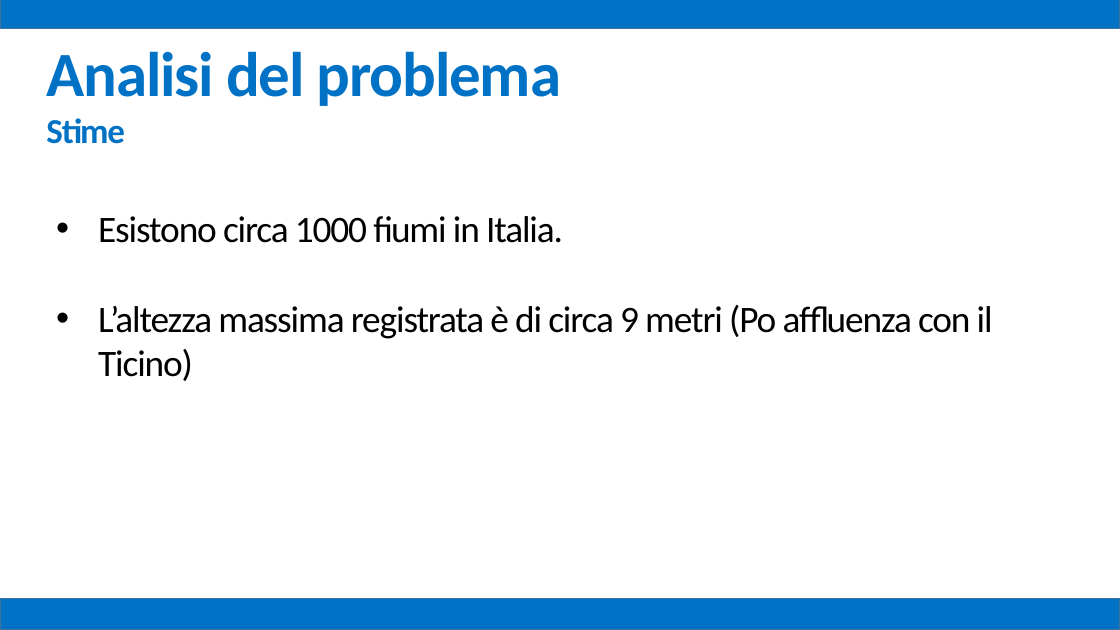
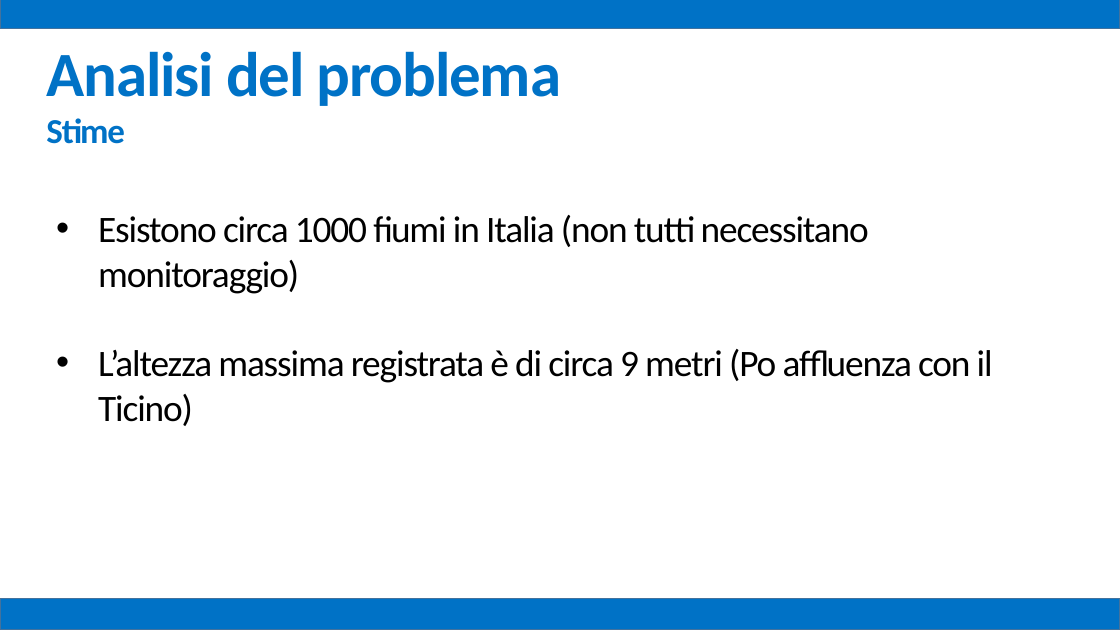
Before and after one commit to mz1991/ProgettoFebbraio2015, a slide deck: slide 13 of Febbraio 2015.pptx (slide 12 before the commit). Drawn at 1120x630 pixels with LibreOffice and Linux fonts; fonts in the diff are those of the drawing. Boxes give left, top, right and bottom in pixels: in the first picture for what was removed or moved away, otherwise in the second. Text is boxed around its words. In the diff, an @@ line names an element or a change of style, - is before the commit and + after.

```diff
--- a/Febbraio 2015.pptx
+++ b/Febbraio 2015.pptx
@@ text at [98,215,869,294]: text changed @@
-• Esistono circa 1000 fiumi in Italia.
+• Esistono circa 1000 fiumi in Italia (non tutti necessitano monitoraggio)
```
Also in this commit, not shown: 16 other slides changed, 1 slide added, 6 other files.
